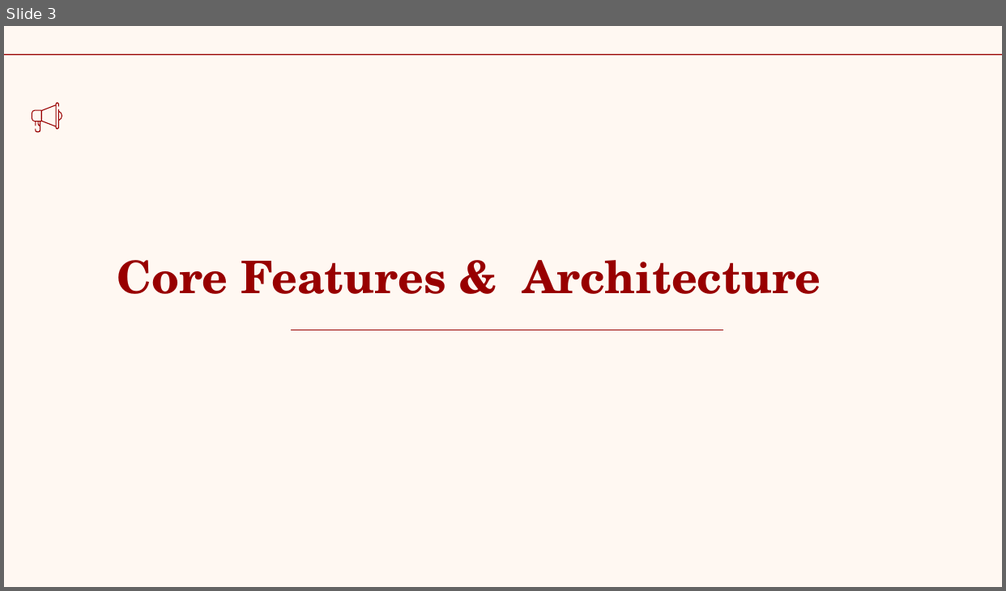
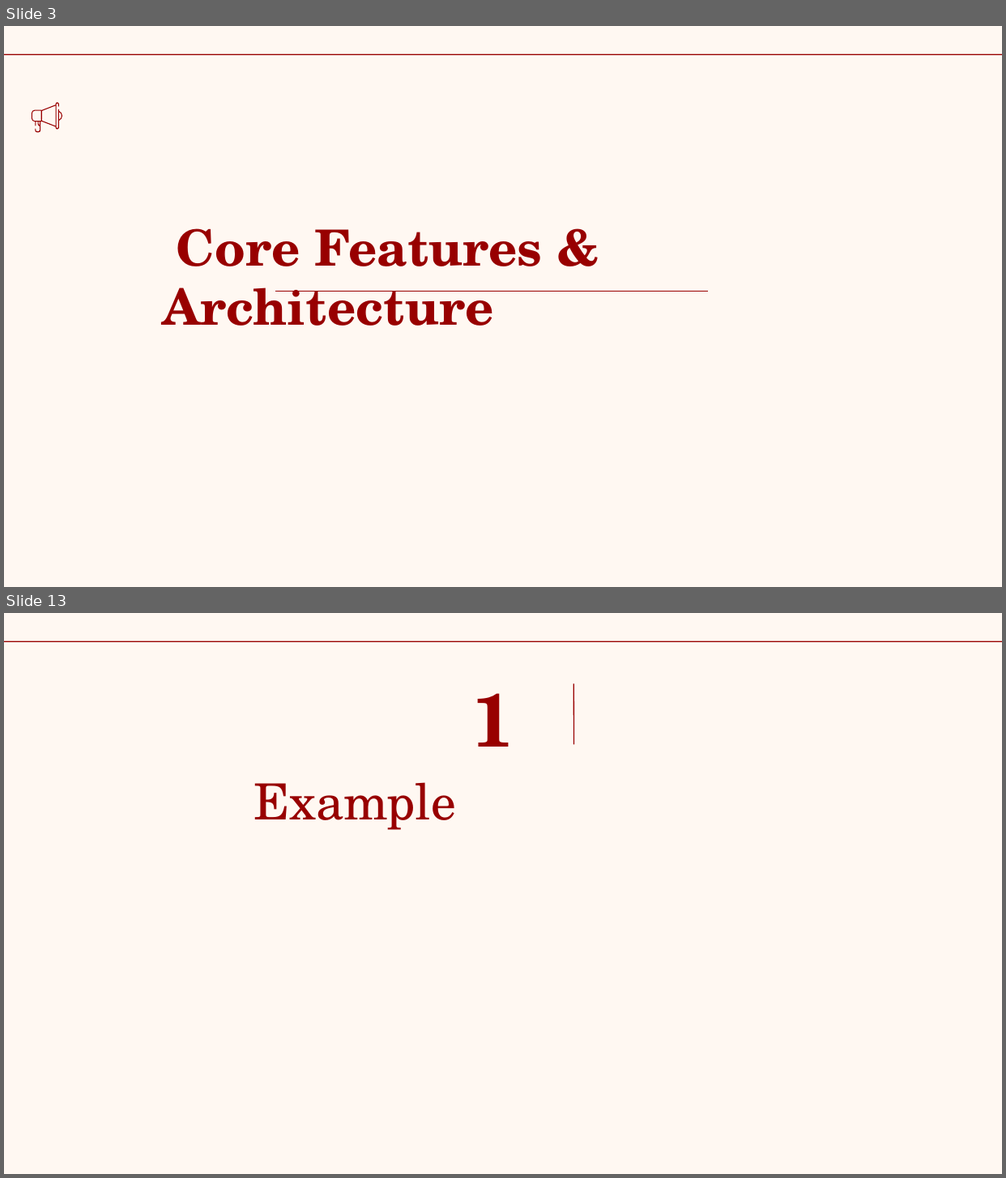
Before and after one commit to stfx86/SupplierMS, a slide deck: overview.pptx. Shown one above the other, each under a label of ours: slide 3 before the commit, slides 3 and 13 after it; the slides between them are not shown. The pictures are 1006x591 and 1006x1178 pixels, drawn with LibreOffice and Linux fonts; fonts in the diff are those of the drawing. Boxes give left, top, right and bottom in pixels: in the first picture for what was removed or moved away, otherwise in the second. Text is boxed around its words. In the diff, an @@ line names an element or a change of style, - is before the commit and + after.

```diff
--- a/overview.pptx
+++ b/overview.pptx
@@ slide 13 added at <box>4,613,1002,1174</box>, background #FFF8F2; not listed: 1 template element that a slide beside it also shows @@
@@ line added from (573, 683) to (573, 745), #980000 0.75 pt @@
@@ title added at <box>471,693,514,747</box>, 54 pt, text #980000, bold @@
+1
@@ title added at <box>253,782,456,830</box>, 36 pt, text #980000 @@
+Example
@@ slide 3 changed as well @@
@@ title "Core Features & Architecture": place and size @@
-title "Core Features & Architecture" at <box>117,260,821,294</box>
+title "Core Features & Architecture" at <box>163,228,542,326</box>
@@ title "Core Features & Architecture" at <box>163,228,542,326</box>: size 32.4 to 36 pt @@
@@ line moved from (722, 331) - (291, 331) to (708, 292) - (275, 292) @@
```
Also in this commit, not shown: 14 other slides changed, 9 other slides added, 1 slide removed, 2 other files.
